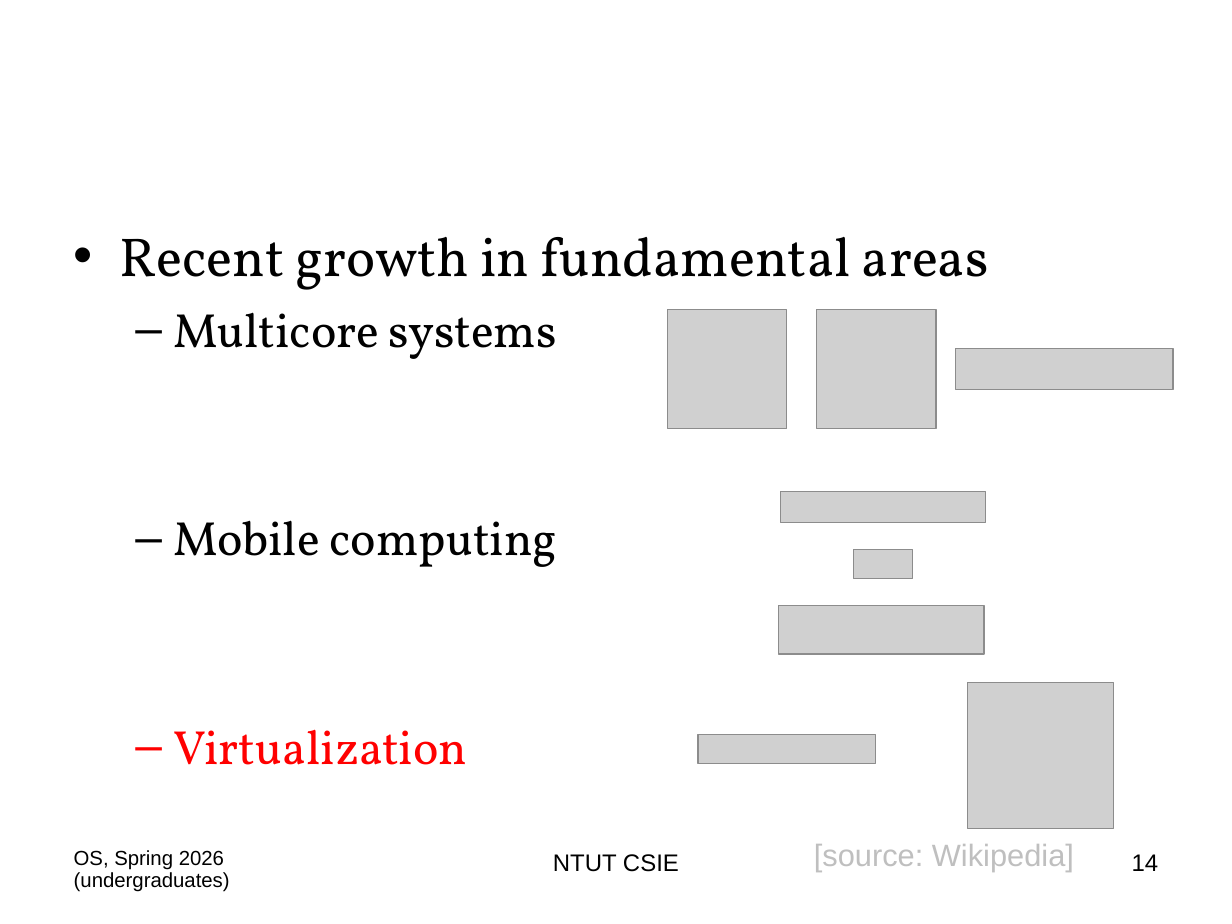
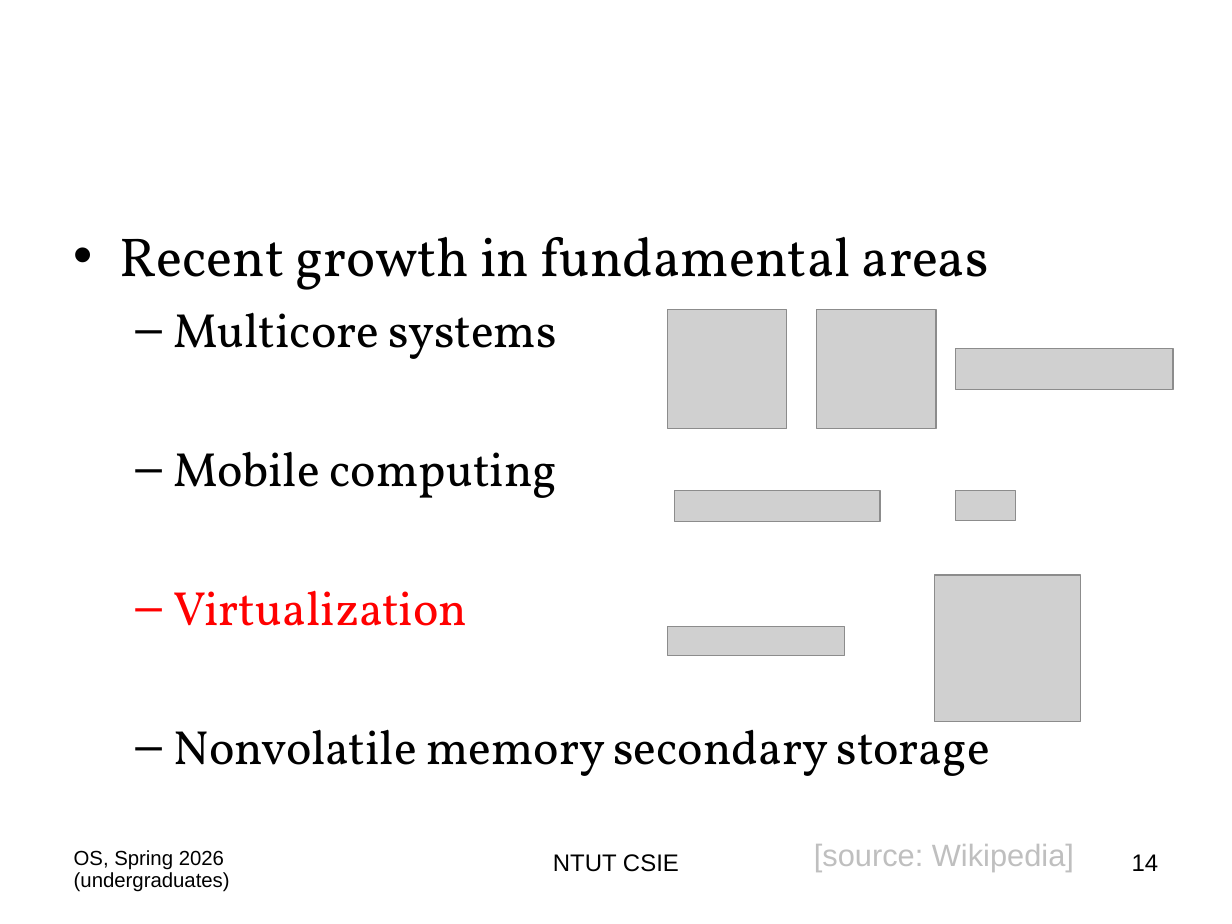
Before and after one commit to chriswjh/chriswjh.github.io, a slide deck: slide 14 of OSu/00-Overview.ppt. Drawn at 1232x924 pixels with LibreOffice and Linux fonts; fonts in the diff are those of the drawing; grey boxes stand for pictures. Boxes give left, top, right and bottom in pixels: in the first picture for what was removed or moved away, otherwise in the second. Text is boxed around its words. In the diff, an @@ line names an element or a change of style, - is before the commit and + after.

```diff
--- a/OSu/00-Overview.ppt
+++ b/OSu/00-Overview.ppt
@@ picture: place and size @@
-picture at bbox=[854, 549, 913, 579]
+picture at bbox=[675, 490, 881, 521]
@@ picture: place and size @@
-picture at bbox=[780, 492, 986, 522]
+picture at bbox=[956, 490, 1015, 520]
@@ picture: place and size @@
-picture at bbox=[967, 683, 1114, 829]
+picture at bbox=[935, 575, 1082, 722]
@@ picture: place and size @@
-picture at bbox=[779, 605, 984, 653]
+picture at bbox=[668, 627, 845, 655]
@@ text at bbox=[174, 718, 990, 776]: paragraph added @@
+  – Nonvolatile memory secondary storage
@@ picture removed at bbox=[699, 734, 876, 763] @@
```
Also in this commit, not shown: 5 other slides changed, 1 other file.
